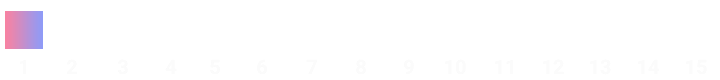
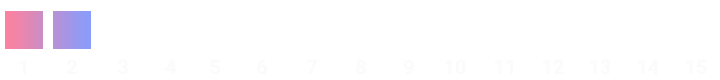
Layer changes from the first 720 x 80 image to the second:
pixels changed over [5, 11, 91, 49] (layer not identified)
